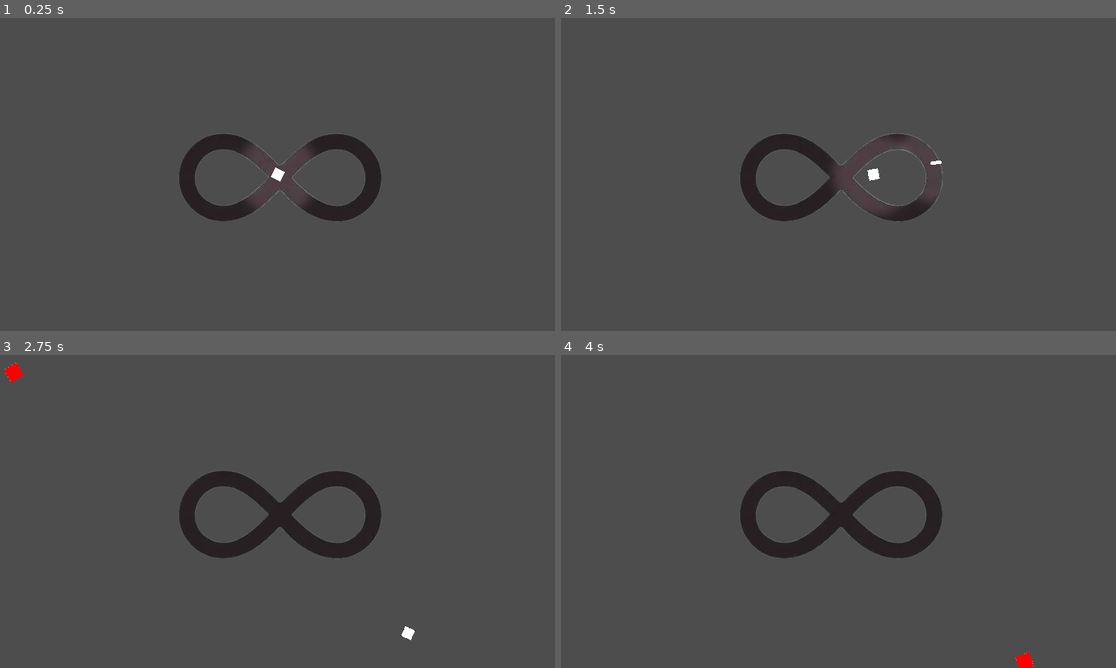
Above: before the commit, frames 1-4 (two rows, left to right).
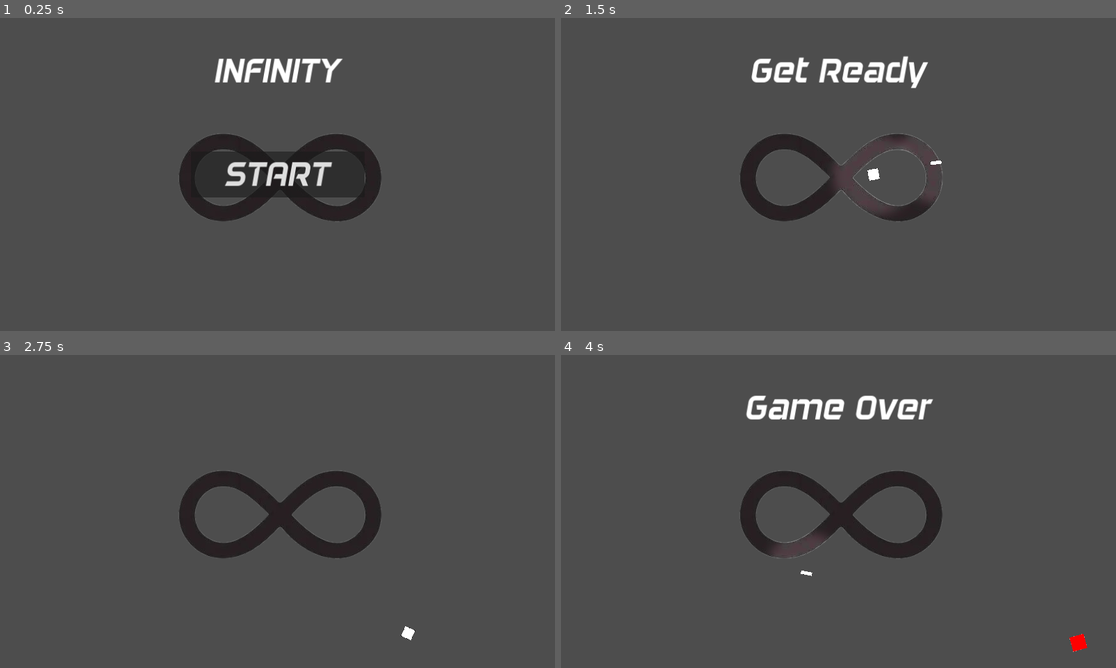
Above: after the commit, the same moments.

Repository: SmallBrainMatt/CS477-Lightning-Game
Game: Godot game, scene res://main.tscn
The game is run twice, just before and just after one commit, with the same random seed, the same clock (stepped at 60 frames per second) and the same inputs.
Inputs (mouse positions are in pixels of both pictures, inside the frame that each line leads up to):
- Up to frame 1 (0.25 s): no input
- Up to frame 2 (1.5 s): click (838, 174) at 0.5 s, where only the run after the commit has a clickable "START"; tap Enter at 1.25 s; move the mouse to (960, 158) at 1.27 s; hold D (move_right) from 1.28 s (still down); click (960, 158) at 1.35 s
- Up to frame 3 (2.75 s): move the mouse to (166, 527) at 2.02 s; release D (move_right) at 2.03 s; hold S (move_down) from 2.03 s (still down); click (166, 527) at 2.1 s
- Up to frame 4 (4 s): move the mouse to (894, 442) at 2.77 s; release S (move_down) at 2.78 s; hold D (move_right) 2.78-3.53 s; click (894, 442) at 2.85 s; move the mouse to (810, 574) at 3.52 s; hold W (move_up) from 3.53 s (still down); click (810, 574) at 3.6 s

The runs differ from the first frame. In frame 1, 5.4% of the frame differs, in the area x 35-66%, y 12-61%; in frame 2, 1.4%; in frame 3, 0.1%; in frame 4, 2.0%.

Commit message:
Added HUD
There is a HUD with a start button that will appear when the player dies or before the game starts. Messages will appear on the screen when necessary.

Diff:
--- a/infinity/bullet.gd
+++ b/infinity/bullet.gd
@@ -7,5 +7,5 @@
 
 
 # Called every frame. 'delta' is the elapsed time since the previous frame.
-func _process(delta: float) -> void:
-	pass
+#func _process(delta: float) -> void:
+#	pass
--- a/infinity/hud.gd
+++ b/infinity/hud.gd
@@ -10,8 +10,11 @@
 func show_game_over():
 	show_message("Game Over")
 	await $MessageTimer.timeout
+	$Message.text = "Infinity"
+	$Message.show()
 	await get_tree().create_timer(1.0).timeout
 	$StartButton.show()
+
 
 func _on_start_button_pressed():
 	$StartButton.hide()
--- a/infinity/hud.tscn
+++ b/infinity/hud.tscn
@@ -1,29 +1,47 @@
-[gd_scene load_steps=2 format=3 uid="uid://c0ecljwtmugp7"]
+[gd_scene load_steps=3 format=3 uid="uid://c0ecljwtmugp7"]
 
-[ext_resource type="Script" path="res://hud.gd" id="1_bse4r"]
+[ext_resource type="Script" path="res://hud.gd" id="1_y4ha7"]
+[ext_resource type="FontFile" uid="uid://cnuihbrpck57a" path="res://DAGGERSQUARE OBLIQUE.otf" id="2_xedvi"]
 
 [node name="HUD" type="CanvasLayer"]
-script = ExtResource("1_bse4r")
-
-[node name="StartButton" type="Button" parent="."]
-offset_right = 200.0
-offset_bottom = 100.0
-size_flags_horizontal = 4
-size_flags_vertical = 4
-text = "Start"
-metadata/_edit_use_anchors_ = true
+script = ExtResource("1_y4ha7")
 
 [node name="Message" type="Label" parent="."]
 anchors_preset = 5
 anchor_left = 0.5
 anchor_right = 0.5
 offset_left = -640.0
+offset_top = 73.0
 offset_right = 640.0
-offset_bottom = 23.0
+offset_bottom = 168.0
 grow_horizontal = 2
 size_flags_horizontal = 4
-size_flags_vertical = 0
+theme_override_fonts/font = ExtResource("2_xedvi")
+theme_override_font_sizes/font_size = 80
 text = "INFINITY"
+horizontal_alignment = 1
+vertical_alignment = 1
 autowrap_mode = 2
 
+[node name="StartButton" type="Button" parent="."]
+anchors_preset = 8
+anchor_left = 0.5
+anchor_top = 0.5
+anchor_right = 0.5
+anchor_bottom = 0.5
+offset_left = -200.0
+offset_top = -51.5
+offset_right = 200.0
+offset_bottom = 51.5
+grow_horizontal = 2
+grow_vertical = 2
+theme_override_fonts/font = ExtResource("2_xedvi")
+theme_override_font_sizes/font_size = 80
+text = "START"
+
 [node name="MessageTimer" type="Timer" parent="."]
+wait_time = 2.0
+one_shot = true
+
+[connection signal="pressed" from="StartButton" to="." method="_on_start_button_pressed"]
+[connection signal="timeout" from="MessageTimer" to="." method="_on_message_timer_timeout"]
--- a/infinity/main.gd
+++ b/infinity/main.gd
@@ -7,7 +7,7 @@
 var speed_range_max = 250
 
 func game_over():
-	#$Hud.show_game_over()
+	$HUD.show_game_over()
 	$MobTimer.stop()
 
 #Begins the game
@@ -16,6 +16,7 @@
 	$Player.start($StartPosition.position)
 	$StartTimer.start()
 	get_tree().call_group("mobs", "queue_free")
+	$HUD.show_message("Get Ready")
 
 #Begin the mob timer
 func _on_start_timer_timeout():
@@ -42,12 +43,13 @@
 
 # Called when the node enters the scene tree for the first time.
 func _ready() -> void:
-	new_game() # Replace with function body.
+	pass
+	#new_game() # Replace with function body.
 
 
 # Called every frame. 'delta' is the elapsed time since the previous frame.
-func _process(delta: float) -> void:
-	pass
+#func _process(delta: float) -> void:
+#	pass
 
 
 func _on_spawn_increase_timer_timeout() -> void:
--- a/infinity/main.tscn
+++ b/infinity/main.tscn
@@ -1,9 +1,10 @@
-[gd_scene load_steps=6 format=3 uid="uid://djvbjnl255xe"]
+[gd_scene load_steps=7 format=3 uid="uid://djvbjnl255xe"]
 
 [ext_resource type="Script" path="res://main.gd" id="1_fie8u"]
 [ext_resource type="PackedScene" uid="uid://d2xnmrabr3lhd" path="res://player.tscn" id="1_gmyx4"]
 [ext_resource type="PackedScene" uid="uid://c6sj162x4dqja" path="res://mob.tscn" id="2_yns0j"]
 [ext_resource type="Texture2D" uid="uid://cmoijqk6r1arp" path="res://infinite_symb-removebg-preview.png" id="4_2aewh"]
+[ext_resource type="PackedScene" uid="uid://c0ecljwtmugp7" path="res://hud.tscn" id="5_8wl2t"]
 
 [sub_resource type="Curve2D" id="Curve2D_ghf1m"]
 _data = {
@@ -55,7 +56,10 @@
 [node name="SpawnIncreaseTimer" type="Timer" parent="."]
 wait_time = 2.0
 
+[node name="HUD" parent="." instance=ExtResource("5_8wl2t")]
+
 [connection signal="timeout" from="MobTimer" to="." method="_on_mob_timer_timeout"]
 [connection signal="timeout" from="StartTimer" to="." method="_on_start_timer_timeout"]
 [connection signal="hit" from="Player" to="." method="game_over"]
 [connection signal="timeout" from="SpawnIncreaseTimer" to="." method="_on_spawn_increase_timer_timeout"]
+[connection signal="start_game" from="HUD" to="." method="new_game"]
--- a/infinity/project.godot
+++ b/infinity/project.godot
@@ -20,6 +20,7 @@
 window/size/viewport_width=1280
 window/size/viewport_height=720
 window/stretch/mode="canvas_items"
+mouse_cursor/custom_image="res://crosshair182.png"
 
 [input]
 
Binary file added: infinity/DAGGERSQUARE OBLIQUE.otf
Not shown, added: infinity/DAGGERSQUARE OBLIQUE.otf.import
Binary file added: infinity/crosshair182.png
Not shown, added: infinity/crosshair182.png.import
